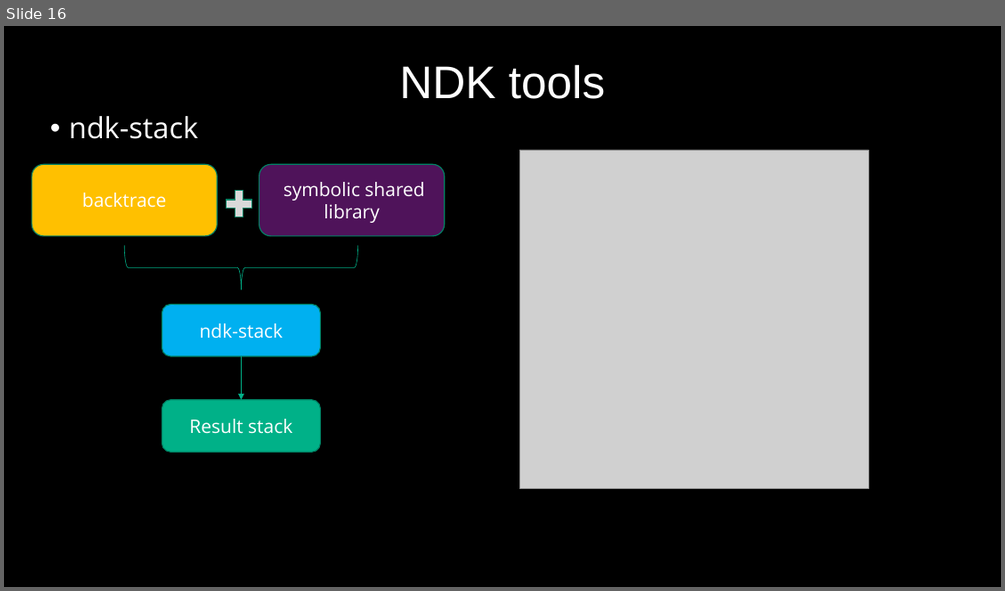
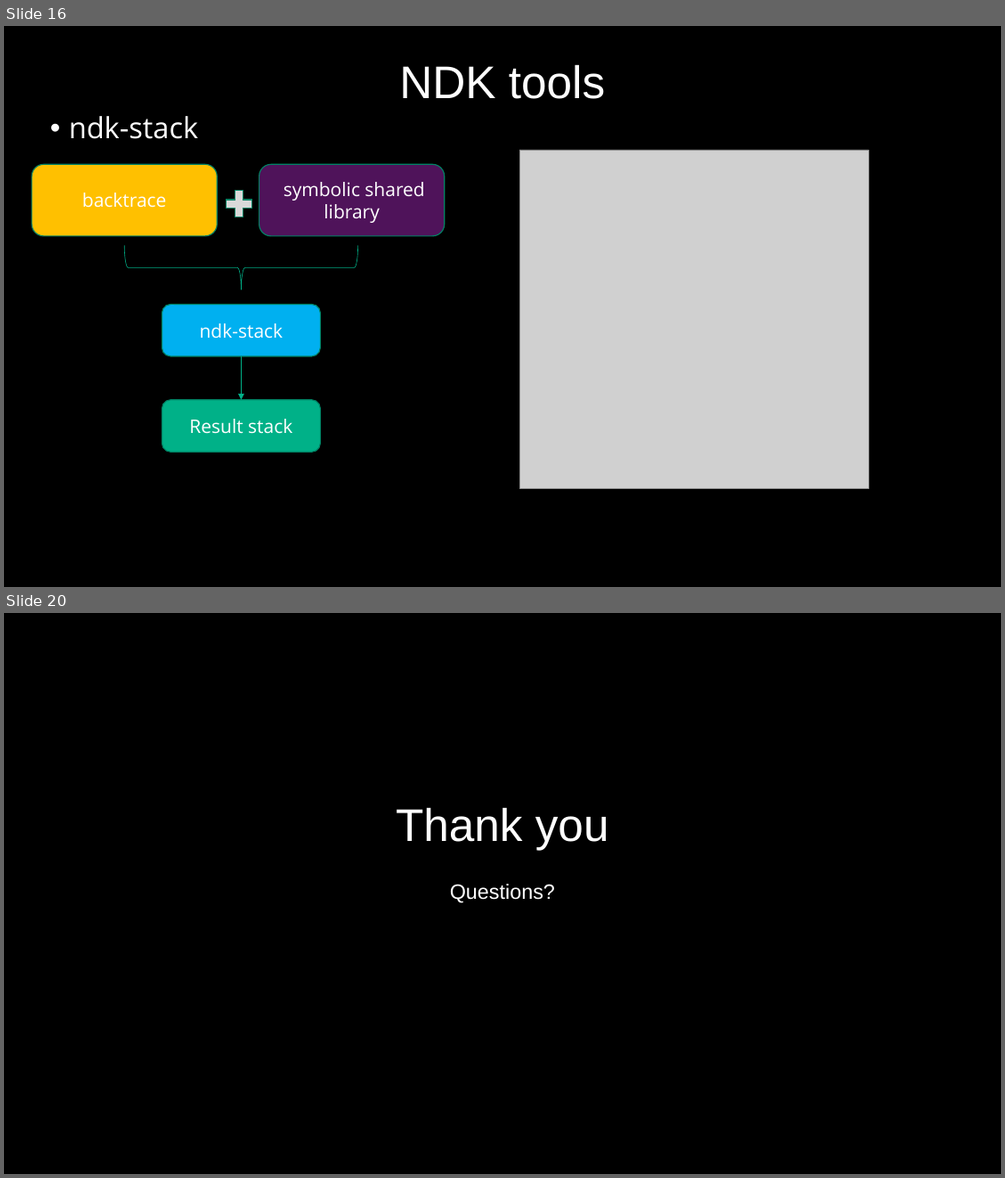
Before and after one commit to 9majka/NDK_presentation, a slide deck: NDK_SoftServeTheme.pptx. Shown one above the other, each under a label of ours: slide 16 before the commit, slides 16 and 20 after it; the slides between them are not shown. The pictures are 1005x591 and 1005x1178 pixels, drawn with LibreOffice and Linux fonts; fonts in the diff are those of the drawing; grey boxes stand for pictures; background and template pictures are left out. Boxes give left, top, right and bottom in pixels: in the first picture for what was removed or moved away, otherwise in the second. Text is boxed around its words. In the diff, an @@ line names an element or a change of style, - is before the commit and + after.

```diff
--- a/NDK_SoftServeTheme.pptx
+++ b/NDK_SoftServeTheme.pptx
@@ slide 20 added at (x1=4, y1=613, x2=1001, y2=1174), background #000000 @@
@@ text added at (x1=396, y1=807, x2=609, y2=850), 44 pt, text #FFFFFF @@
+Thank you
@@ title added at (x1=450, y1=884, x2=555, y2=903), 20 pt, text #FFFFFF @@
+Questions?
```
Also in this commit, not shown: 11 slides changed, 1 other slide added, 3 slides removed, 9 other files.
